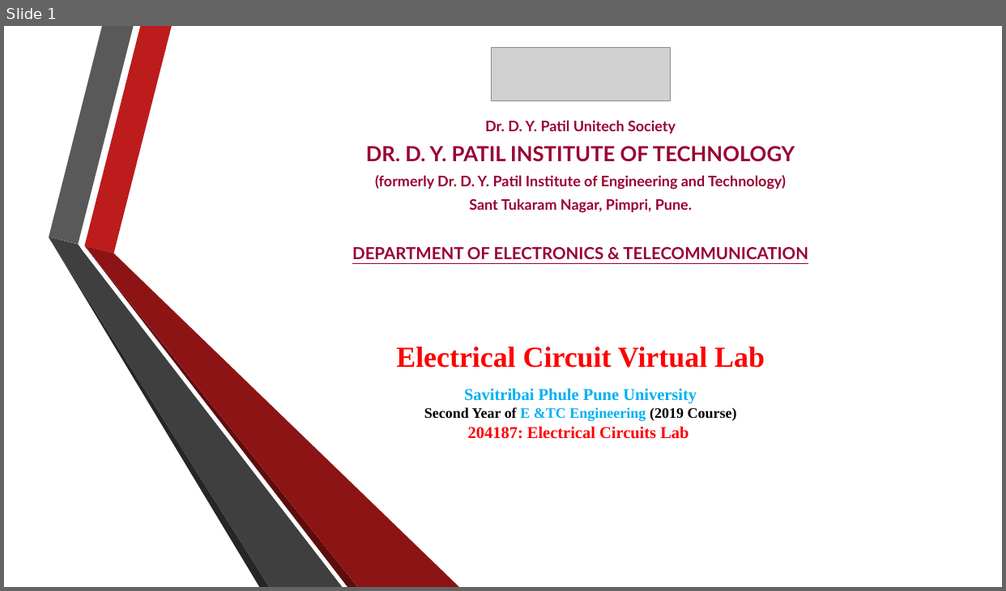
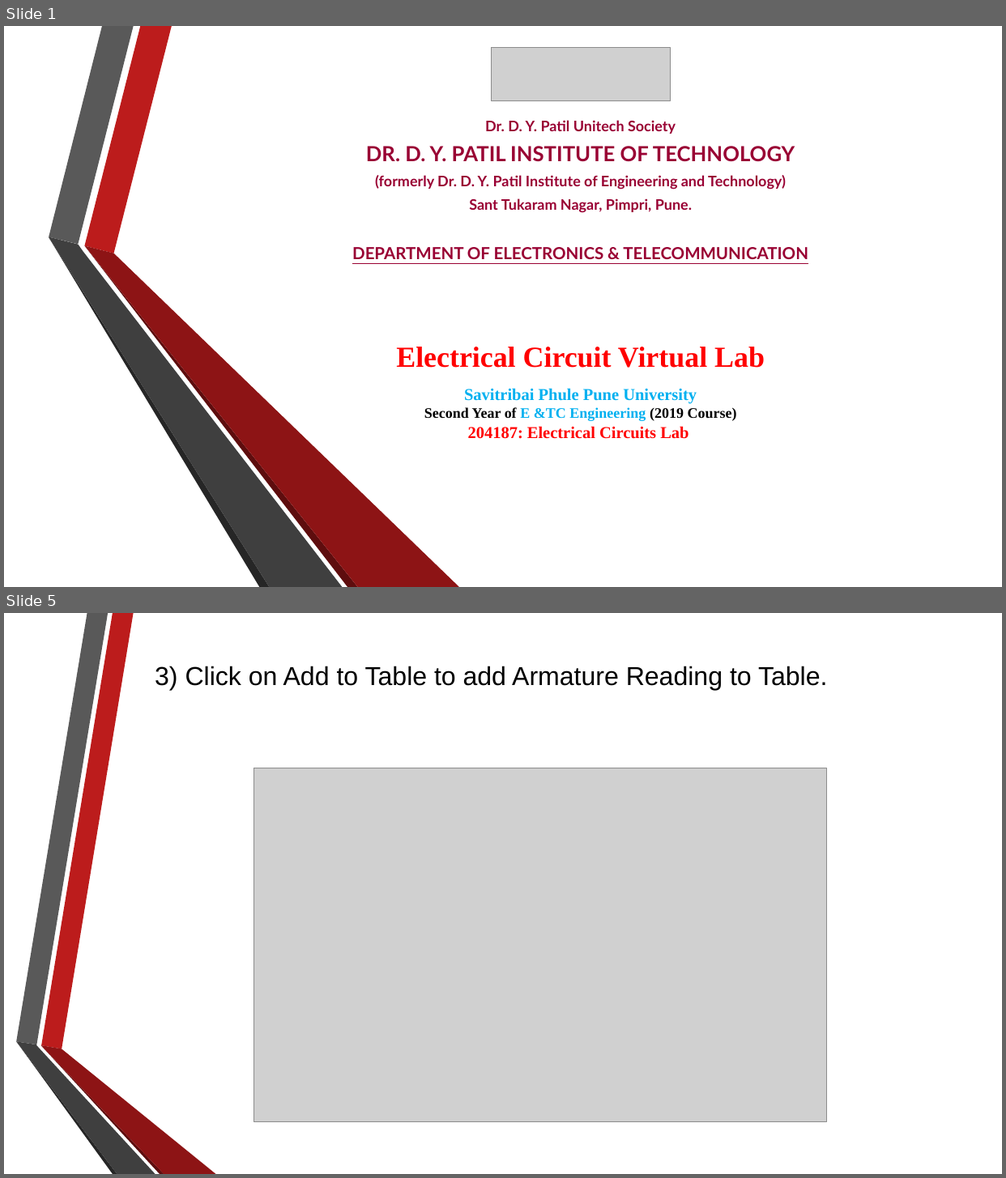
Before and after one commit to RahulAgrwal/Electrical-Virtual-lab, a slide deck: exp2/theoryimage/Procedure.pptx. Shown one above the other, each under a label of ours: slide 1 before the commit, slides 1 and 5 after it; the slides between them are not shown. The pictures are 1006x591 and 1006x1178 pixels, drawn with LibreOffice and Linux fonts; fonts in the diff are those of the drawing; grey boxes stand for pictures; background and template pictures are left out. Boxes give left, top, right and bottom in pixels: in the first picture for what was removed or moved away, otherwise in the second. Text is boxed around its words. In the diff, an @@ line names an element or a change of style, - is before the commit and + after.

```diff
--- a/exp2/theoryimage/Procedure.pptx
+++ b/exp2/theoryimage/Procedure.pptx
@@ slide 5 added at [4, 613, 1002, 1174], background picture (left out) @@
@@ text added at [155, 666, 827, 691], 25 pt, text #000000 @@
+3) Click on Add to Table to add Armature Reading to Table.
@@ picture added at [254, 768, 827, 1122] @@
@@ group added at [16, 613, 216, 1174]: 6 freeform shapes @@
```
Also in this commit, not shown: 1 slide changed, 4 other slides added, 7 slides removed, 1 other file.
